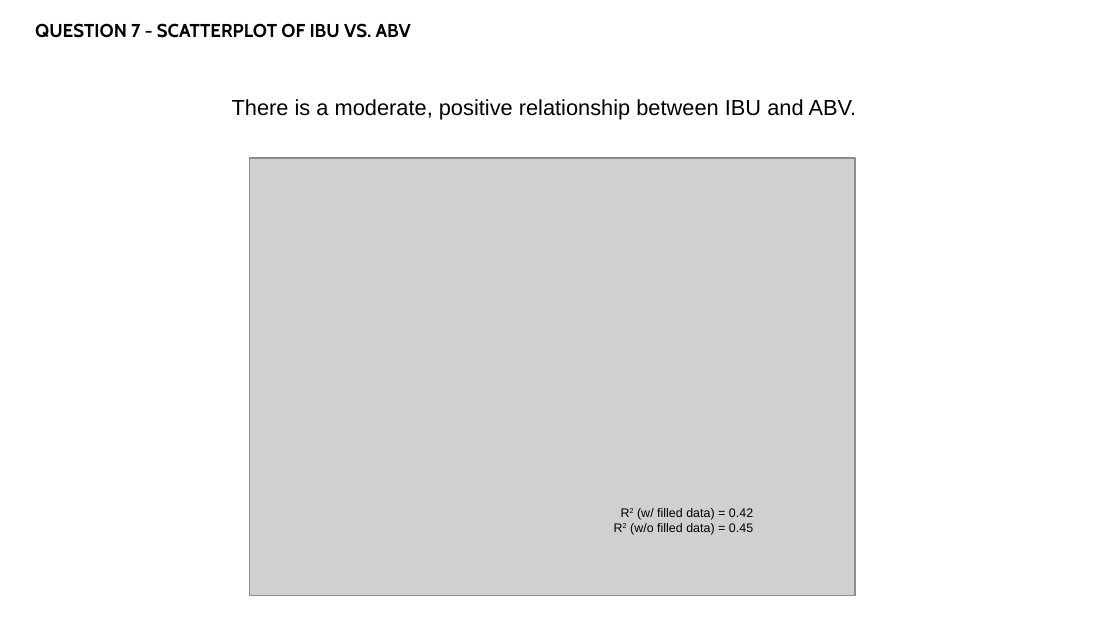
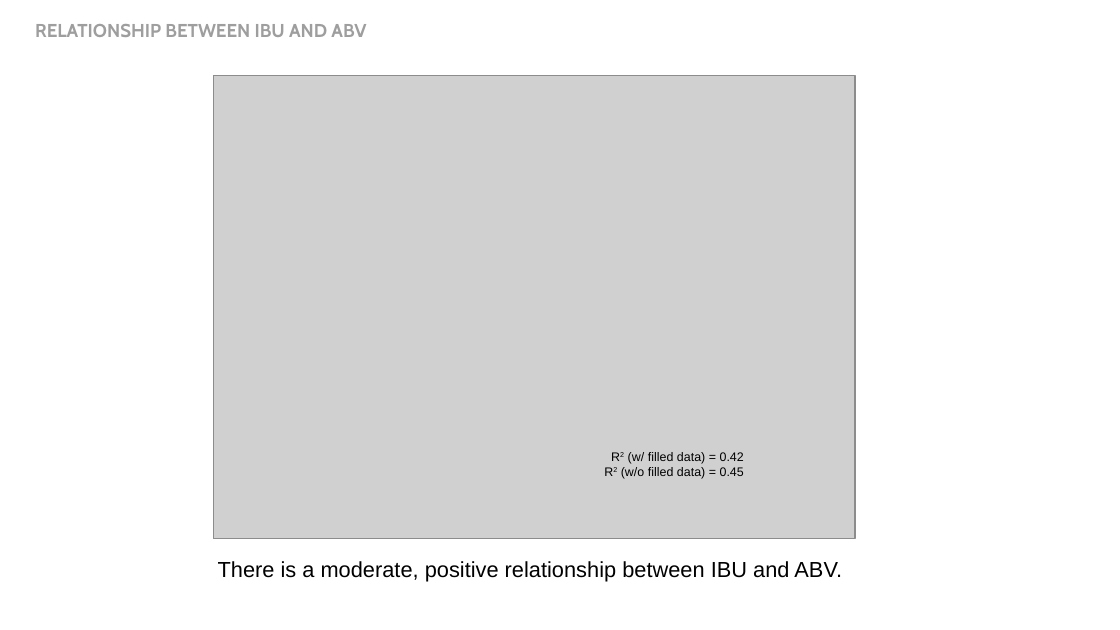
Before and after one commit to rmpalmer/MSDS6306_Fall2019_proj1, a slide deck: slide 8 of CaseStudy_EDA_Palmer_Garrity.pptx. Drawn at 1120x630 pixels with LibreOffice and Linux fonts; fonts in the diff are those of the drawing; grey boxes stand for pictures. Boxes give left, top, right and bottom in pixels: in the first picture for what was removed or moved away, otherwise in the second. Text is boxed around its words. In the diff, an @@ line names an element or a change of style, - is before the commit and + after.

```diff
--- a/CaseStudy_EDA_Palmer_Garrity.pptx
+++ b/CaseStudy_EDA_Palmer_Garrity.pptx
@@ text at bbox=[35, 24, 366, 37]: text changed; text colour #000000 to #9E9E9E @@
-QUESTION 7 - SCATTERPLOT OF IBU VS. ABV
+RELATIONSHIP BETWEEN IBU AND ABV
@@ picture: place and size @@
-picture at bbox=[250, 158, 856, 596]
+picture at bbox=[213, 75, 855, 539]
@@ text "R2 (w/ filled data) = ...": place and size @@
-text "R2 (w/ filled data) = ..." at bbox=[630, 508, 753, 535]
+text "R2 (w/ filled data) = ..." at bbox=[621, 452, 744, 479]
@@ text "There is a moderate, positive ...": place and size @@
-text "There is a moderate, positive ..." at bbox=[232, 99, 857, 120]
+text "There is a moderate, positive ..." at bbox=[218, 561, 842, 581]
```
Also in this commit, not shown: 10 other slides changed, 5 slides added, 7 slides removed.
